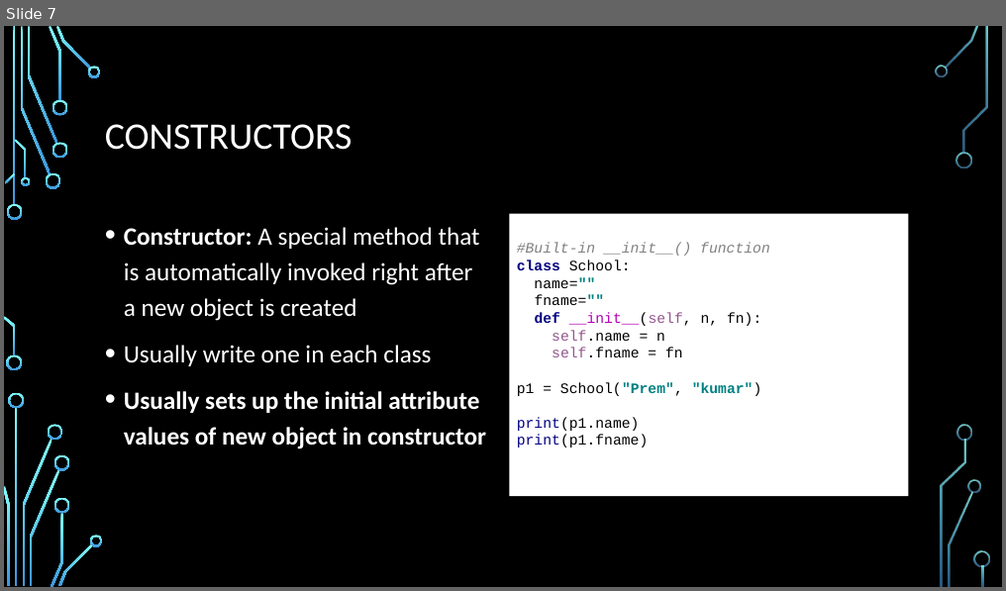
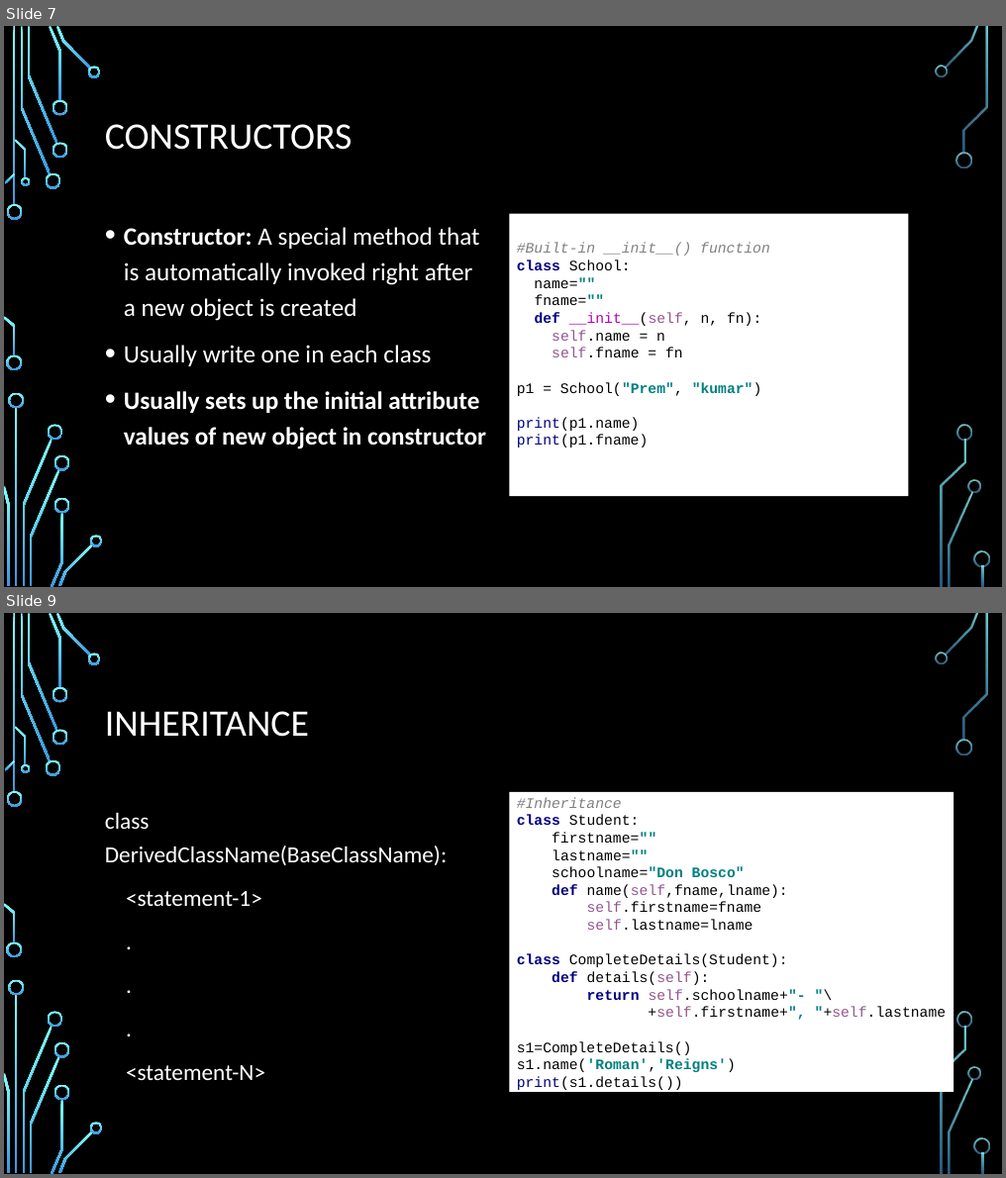
Before and after one commit to naveens33/python_tutorials, a slide deck: ppt/Python Oops concept.pptx. Shown one above the other, each under a label of ours: slide 7 before the commit, slides 7 and 9 after it; the slides between them are not shown. The pictures are 1006x591 and 1006x1178 pixels, drawn with LibreOffice and Linux fonts; fonts in the diff are those of the drawing; background and template pictures are left out. Boxes give left, top, right and bottom in pixels: in the first picture for what was removed or moved away, otherwise in the second. Text is boxed around its words. In the diff, an @@ line names an element or a change of style, - is before the commit and + after.

Commit message:
constructor & Inheritance

```diff
--- a/ppt/Python Oops concept.pptx
+++ b/ppt/Python Oops concept.pptx
@@ slide 9 added at [4,613,1002,1174], background picture (left out); not listed: 36 template elements that a slide beside it also shows @@
@@ title added at [105,711,309,737], 36 pt, text #FFFFFF @@
+INHERITANCE
@@ text added at [509,788,954,1096], fill #FFFFFF, 14 pt, text #000000 @@
+#Inheritance
+class Student:
+firstname=""
+lastname=""
+schoolname="Don Bosco"
+def name(self,fname,lname):
+self.firstname=fname
+self.lastname=lname
+class CompleteDetails(Student):
+def details(self):
+return self.schoolname+"- "\
++self.firstname+", "+self.lastname
+s1=CompleteDetails()
+s1.name('Roman','Reigns')
+print(s1.details())
@@ text added at [105,812,447,1080], 22.2 pt, text #FFFFFF @@
+class DerivedClassName(BaseClassName):
+<statement-1>
+.
+.
+.
+<statement-N>
```
Also in this commit, not shown: 3 other slides added, 5 other files.
